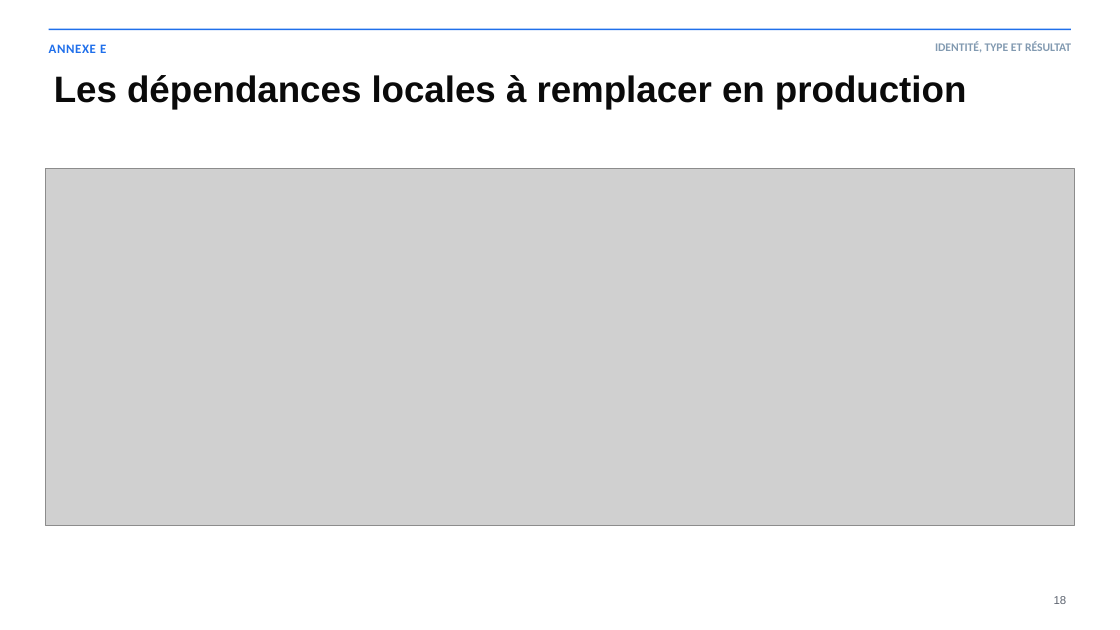
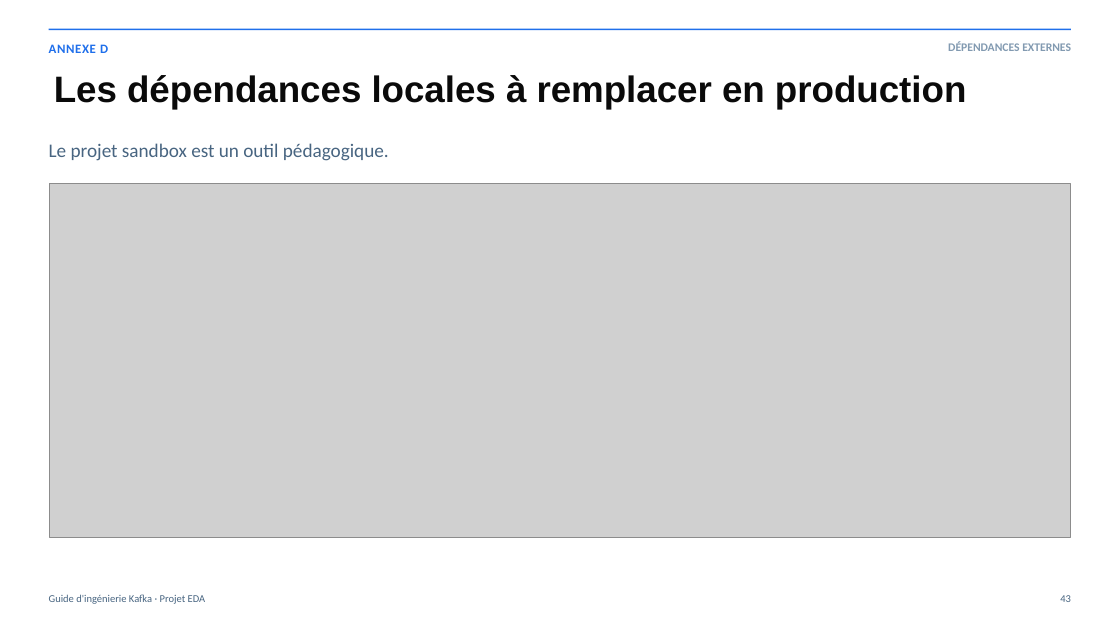
Before and after one commit to rdemers/org-rd-fullstack-springboot-eda, a slide deck: slide 43 of doc/presentation/org-rd-fullstack-springboot-eda-fr.pptx (slide 44 before the commit). Drawn at 1120x630 pixels with LibreOffice and Linux fonts; fonts in the diff are those of the drawing; grey boxes stand for pictures. Boxes give left, top, right and bottom in pixels: in the first picture for what was removed or moved away, otherwise in the second. Text is boxed around its words. In the diff, an @@ line names an element or a change of style, - is before the commit and + after.

```diff
--- a/doc/presentation/org-rd-fullstack-springboot-eda-fr.pptx
+++ b/doc/presentation/org-rd-fullstack-springboot-eda-fr.pptx
@@ text at <box>49,44,108,53</box>: text changed @@
-ANNEXE E
+ANNEXE D
@@ text at <box>948,42,1071,51</box>: text changed @@
-IDENTITÉ, TYPE ET RÉSULTAT
+DÉPENDANCES EXTERNES
@@ text added at <box>49,143,389,161</box>, 16.5 pt, text #486581 @@
+Le projet sandbox est un outil pédagogique.
@@ picture: place and size @@
-picture at <box>45,169,1075,526</box>
+picture at <box>50,184,1070,538</box>
@@ text added at <box>49,594,206,604</box>, 9 pt, text #486581 @@
+Guide d'ingénierie Kafka · Projet EDA
@@ text removed at <box>1054,596,1067,604</box> @@
-18
@@ text added at <box>1060,595,1071,602</box>, 9 pt, text #486581 @@
+43
```
Also in this commit, not shown: 35 other slides changed, 1 slide added, 3 slides removed, 7 other files.
